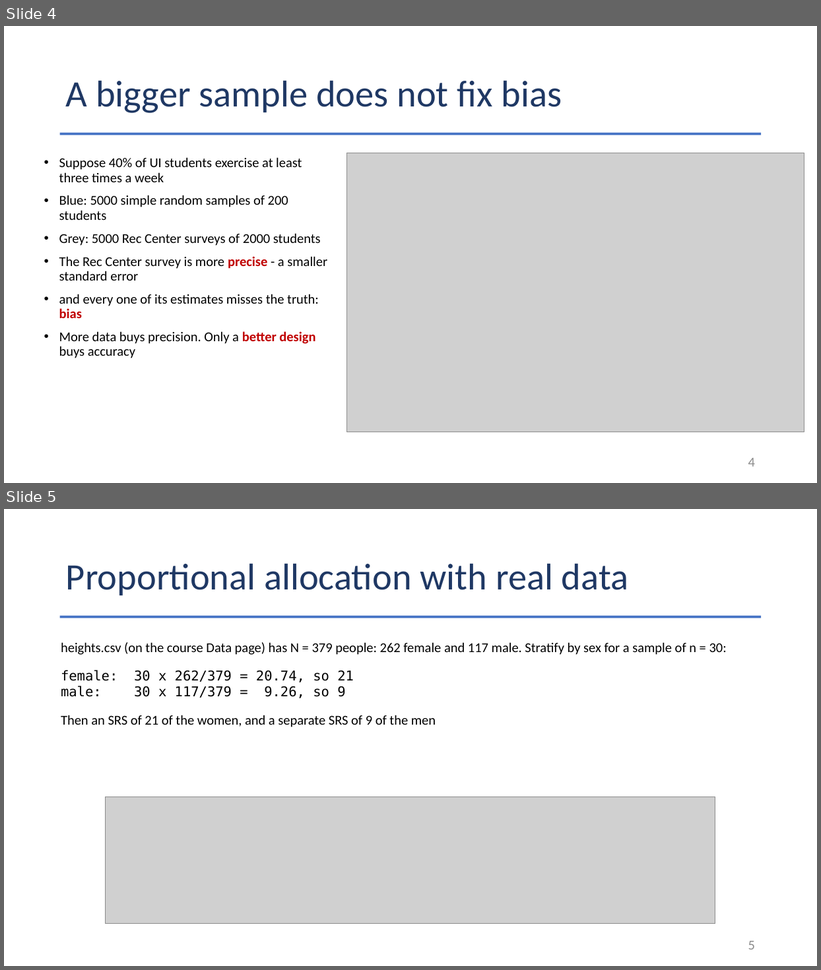
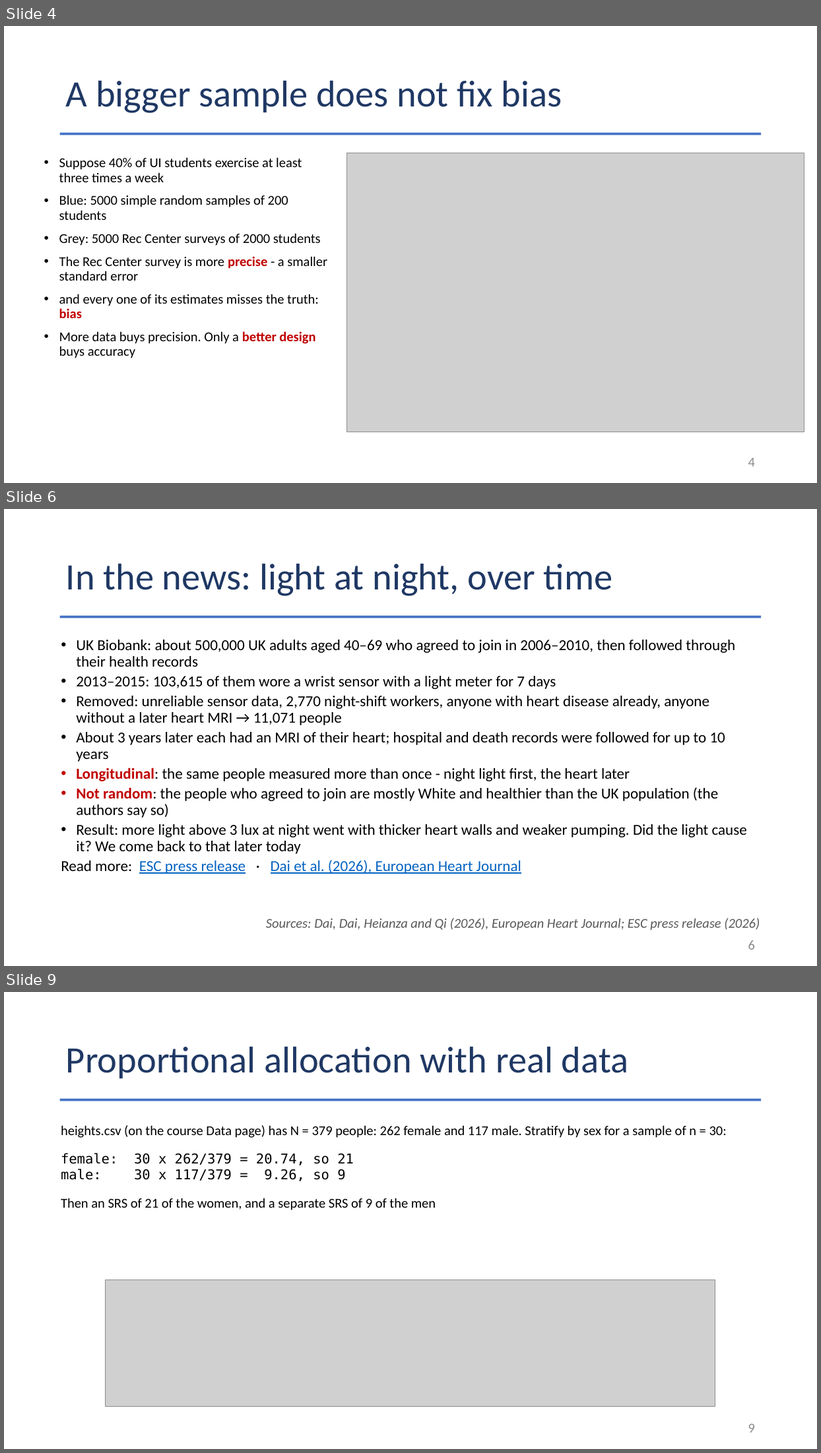
Before and after one commit to Jarred6068/Kvamme_UI_STAT251, a slide deck: docs/lecture_slides/Week 5/Week5_Lecture9_Slides_9_21_2026.pptx. Shown one above the other, each under a label of ours: slides 4 and 5 before the commit, slides 4, 6 and 9 after it; the slides between them are not shown. The pictures are 821x970 and 821x1453 pixels, drawn with LibreOffice and Linux fonts; fonts in the diff are those of the drawing; grey boxes stand for pictures. Boxes give left, top, right and bottom in pixels: in the first picture for what was removed or moved away, otherwise in the second. Text is boxed around its words. In the diff, an @@ line names an element or a change of style, - is before the commit and + after.

```diff
--- a/docs/lecture_slides/Week 5/Week5_Lecture9_Slides_9_21_2026.pptx
+++ b/docs/lecture_slides/Week 5/Week5_Lecture9_Slides_9_21_2026.pptx
@@ slide 6 added at <box>4,509,817,966</box>, background #FFFFFF @@
@@ title added at <box>66,563,613,596</box>, 44 pt, text #1F3864 @@
+In the news: light at night, over time
@@ rectangle added at <box>60,616,762,618</box>, fill #4472C4 @@
@@ text added at <box>61,640,747,874</box>, 18 pt, text #000000 @@
+• UK Biobank: about 500,000 UK adults aged 40–69 who agreed to join in 2006–2010, then followed through their health records
+• 2013–2015: 103,615 of them wore a wrist sensor with a light meter for 7 days
+• Removed: unreliable sensor data, 2,770 night-shift workers, anyone with heart disease already, anyone without a later heart MRI → 11,071 people
+• About 3 years later each had an MRI of their heart; hospital and death records were followed for up to 10 years
+• Longitudinal: the same people measured more than once - night light first, the heart later
+• Not random: the people who agreed to join are mostly White and healthier than the UK population (the authors say so)
+• Result: more light above 3 lux at night went with thicker heart walls and weaker pumping. Did the light cause it? We come back to that later today
+Read more: ESC press release · Dai et al. (2026), European Heart Journal
@@ text added at <box>266,918,760,931</box>, 16 pt, text #595959, italic @@
+Sources: Dai, Dai, Heianza and Qi (2026), European Heart Journal; ESC press release (2026)
@@ page number added at <box>748,941,755,950</box>, 16 pt, text #8C8C8C @@
+6
@@ what was slide 5 is now slide 9 @@
@@ page number at <box>748,1424,755,1433</box>: text changed @@
-5
+9
```
Also in this commit, not shown: 3 slides changed, 3 other slides added, 58 other files.
